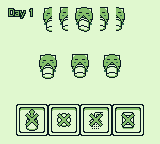
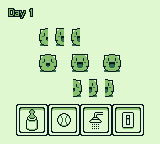
Comparing the layer stacks of the two 160×144 images. Changes:
renamed "Outline" to "Disabled Controls", hid it over 25, 113, 135, 127
hid "Pasted Layer copy" over 25, 7, 135, 127
added layer "Gato Cooing" above "Gato Lip Smacking" over 25, 7, 135, 127
